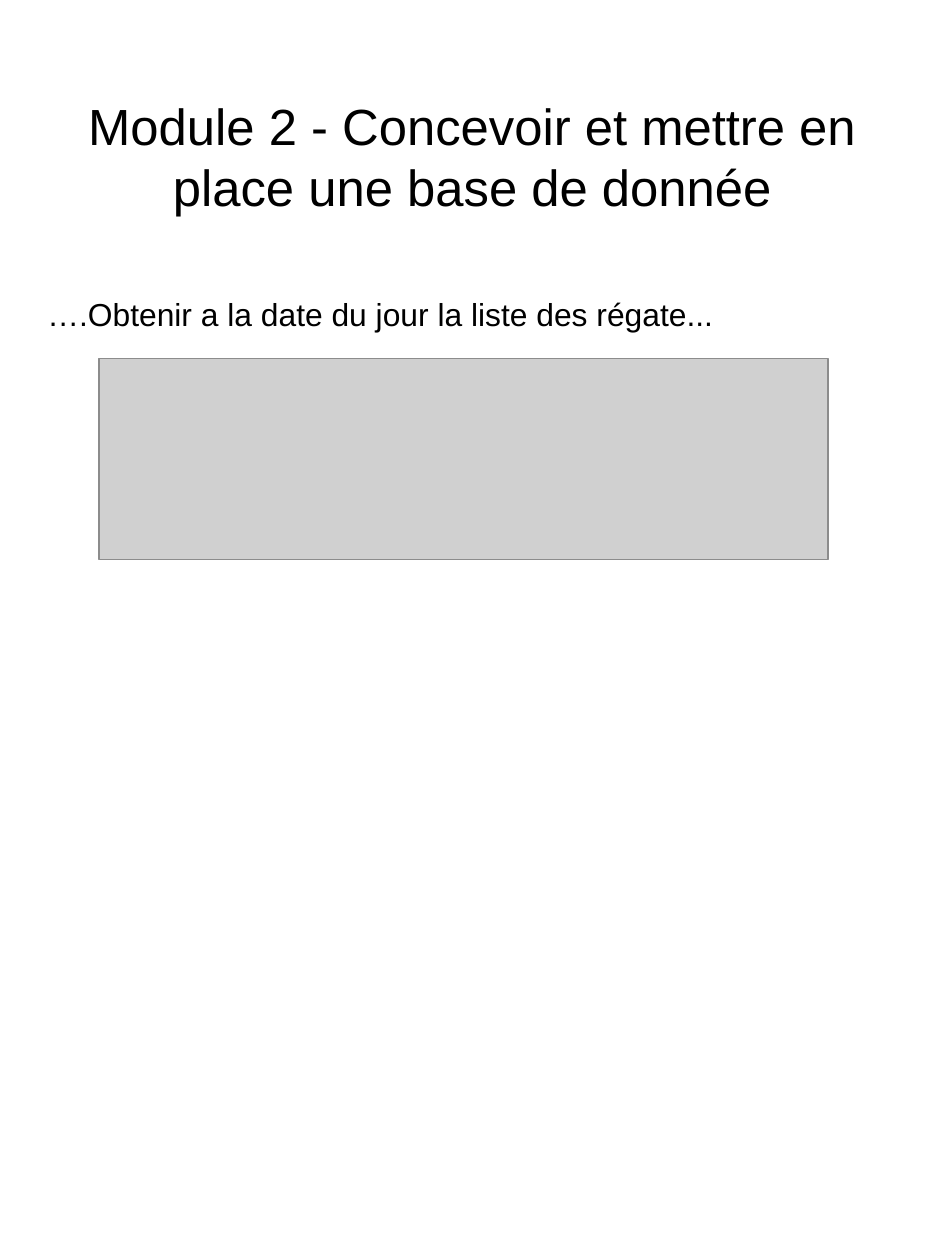
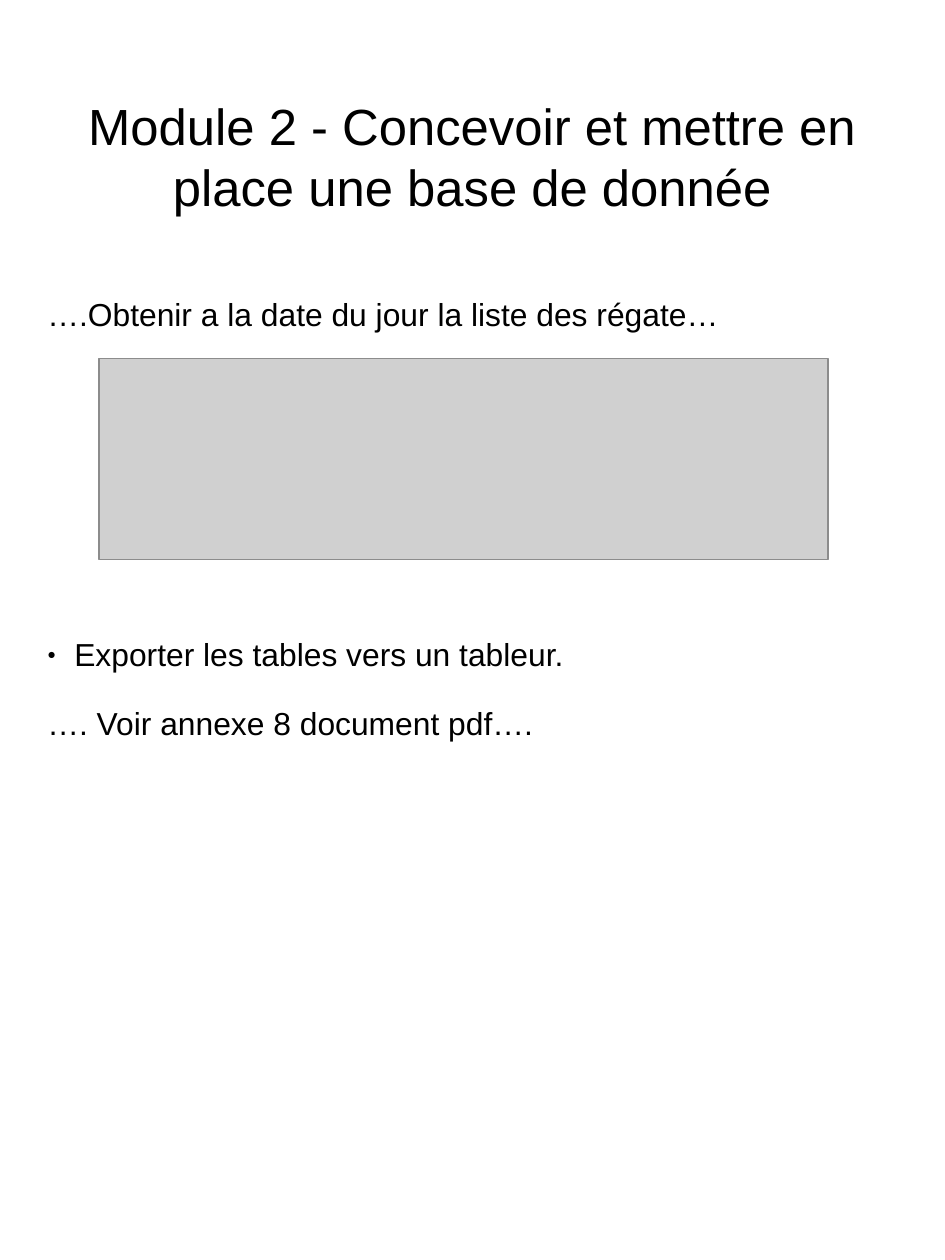
Before and after one commit to sheelman/EcfRegatte, a slide deck: slide 6 of dossier présentation/dossier_Présentation.odp. Drawn at 945x1260 pixels with LibreOffice and Linux fonts; fonts in the diff are those of the drawing; grey boxes stand for pictures. Boxes give left, top, right and bottom in pixels: in the first picture for what was removed or moved away, otherwise in the second. Text is boxed around its words. In the diff, an @@ line names an element or a change of style, - is before the commit and + after.

Commit message:
DOCUMENTATION TP FAIS

```diff
--- a/dossier présentation/dossier_Présentation.odp
+++ b/dossier présentation/dossier_Présentation.odp
@@ text at (x1=47, y1=302, x2=718, y2=740): text changed @@
-….Obtenir a la date du jour la liste des régate...
+….Obtenir a la date du jour la liste des régate…
+● Exporter les tables vers un tableur.
+…. Voir annexe 8 document pdf….
```
Also in this commit, not shown: 1 slide added, 2 other files.
